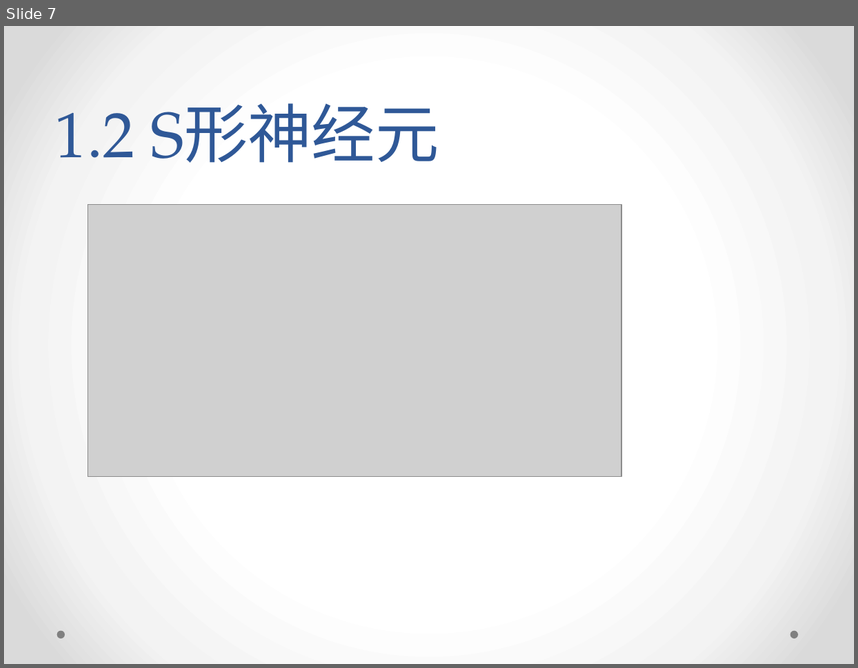
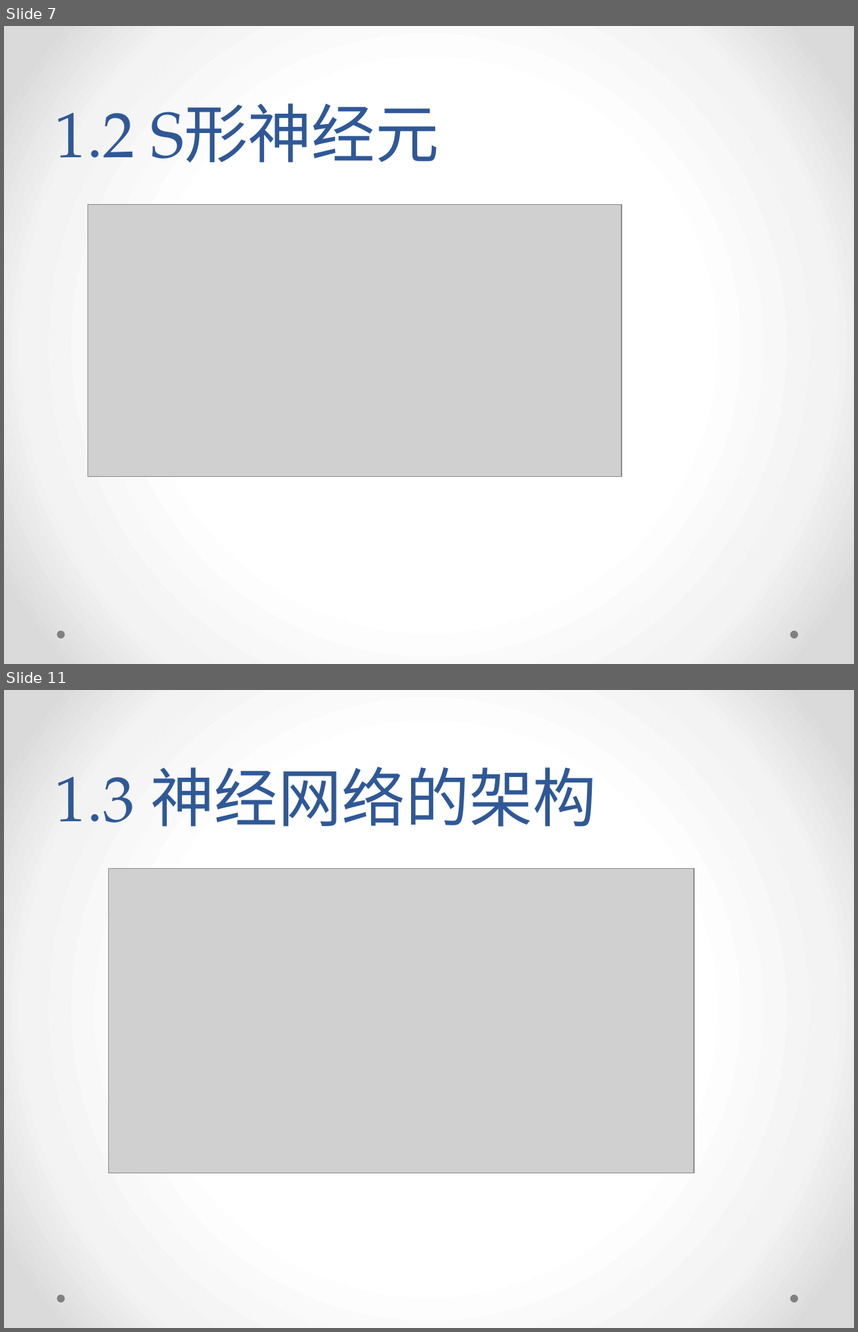
Before and after one commit to yish0000/neuralnetwork, a slide deck: 深度学习数学原理初探.pptx. Shown one above the other, each under a label of ours: slide 7 before the commit, slides 7 and 11 after it; the slides between them are not shown. The pictures are 858x668 and 858x1332 pixels, drawn with LibreOffice and Linux fonts; fonts in the diff are those of the drawing; grey boxes stand for pictures; background and template pictures are left out. Boxes give left, top, right and bottom in pixels: in the first picture for what was removed or moved away, otherwise in the second. Text is boxed around its words. In the diff, an @@ line names an element or a change of style, - is before the commit and + after.

```diff
--- a/深度学习数学原理初探.pptx
+++ b/深度学习数学原理初探.pptx
@@ slide 11 added at (4,690,854,1328), background gradient #FFFFFF to #F4F4F4 to #DADADA; not listed: 2 template elements that a slide beside it also shows @@
@@ title added at (55,767,597,827), 54 pt, text #2F5897 @@
+1.3 神经网络的架构
@@ picture added at (109,869,694,1173) @@
```
Also in this commit, not shown: 12 other slides added.
